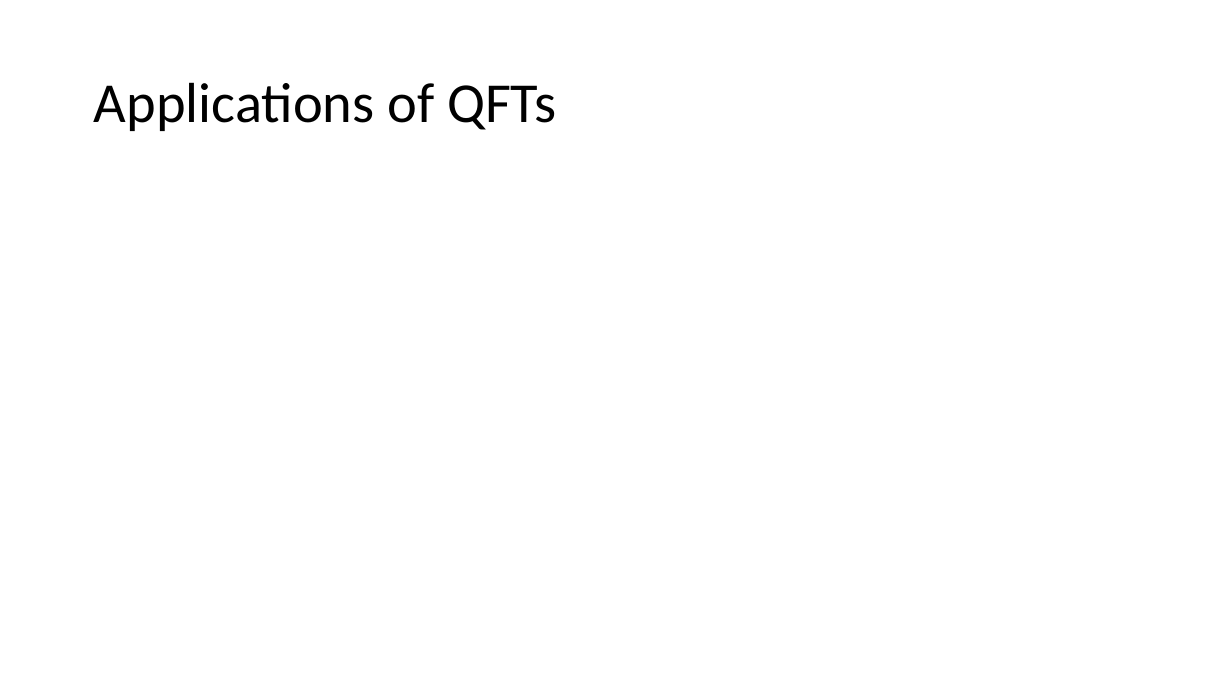
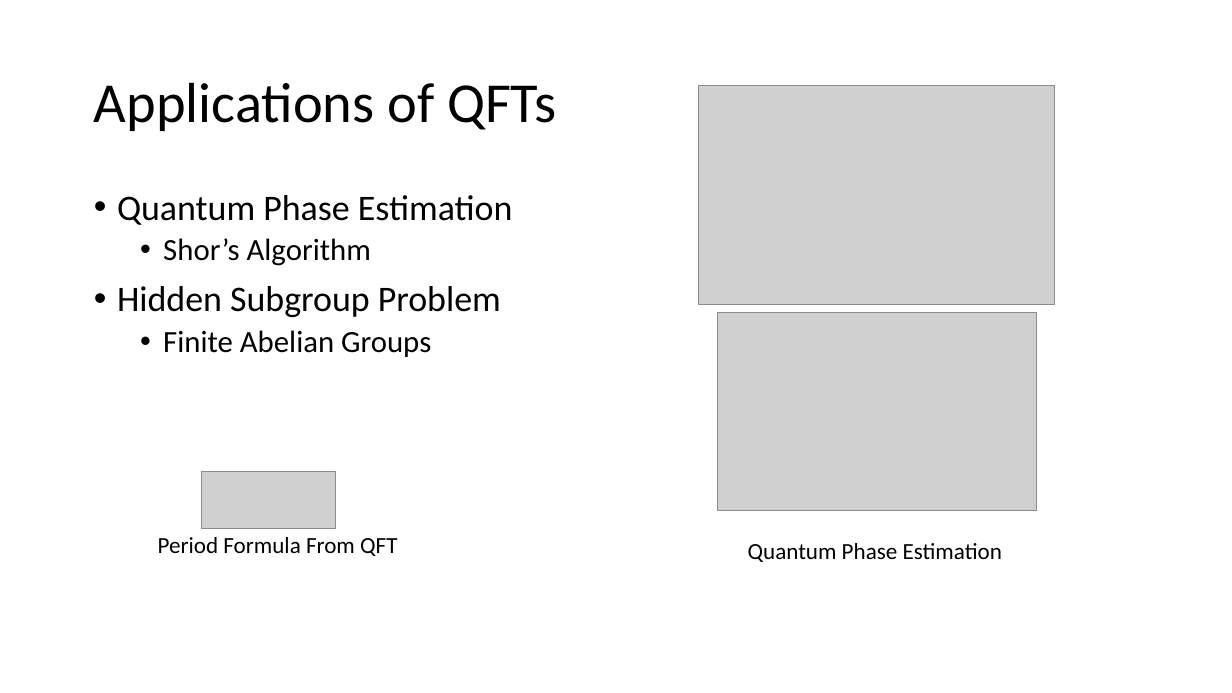
Before and after one commit to Corbin-Rochelle/E-and-M-Presentation, a slide deck: slide 7 of Discrete and Quantum Fourier Transforms.pptx. Drawn at 1232x693 pixels with LibreOffice and Linux fonts; fonts in the diff are those of the drawing; grey boxes stand for pictures. Boxes give left, top, right and bottom in pixels: in the first picture for what was removed or moved away, otherwise in the second. Text is boxed around its words. In the diff, an @@ line names an element or a change of style, - is before the commit and + after.

```diff
--- a/Discrete and Quantum Fourier Transforms.pptx
+++ b/Discrete and Quantum Fourier Transforms.pptx
@@ picture added at (x1=699, y1=85, x2=1055, y2=305) @@
@@ text added at (x1=117, y1=195, x2=513, y2=357), 28 pt, text #000000 @@
+• Quantum Phase Estimation
+  • Shor’s Algorithm
+• Hidden Subgroup Problem
+  • Finite Abelian Groups
@@ picture added at (x1=717, y1=312, x2=1036, y2=510) @@
@@ picture added at (x1=201, y1=472, x2=335, y2=529) @@
@@ text added at (x1=158, y1=537, x2=397, y2=556), 18 pt, text #000000 @@
+Period Formula From QFT
@@ text added at (x1=748, y1=543, x2=1002, y2=562), 18 pt, text #000000 @@
+Quantum Phase Estimation
```
Also in this commit, not shown: 5 other slides changed, 4 slides added, 3 slides removed.
